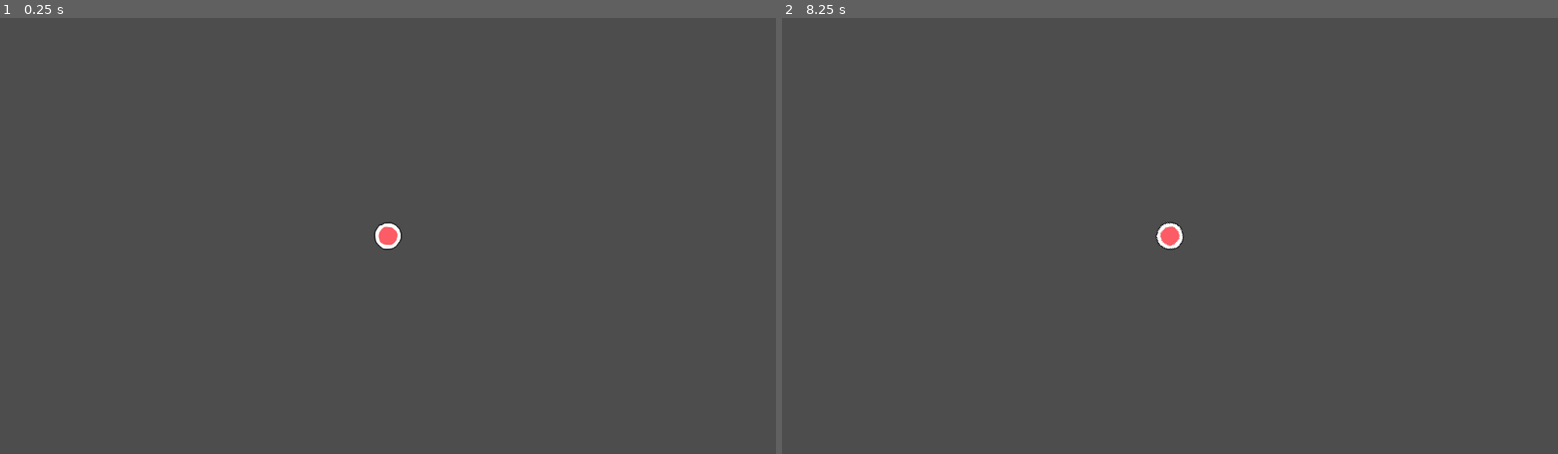
Above: before the commit, frames 1-2 (left to right).
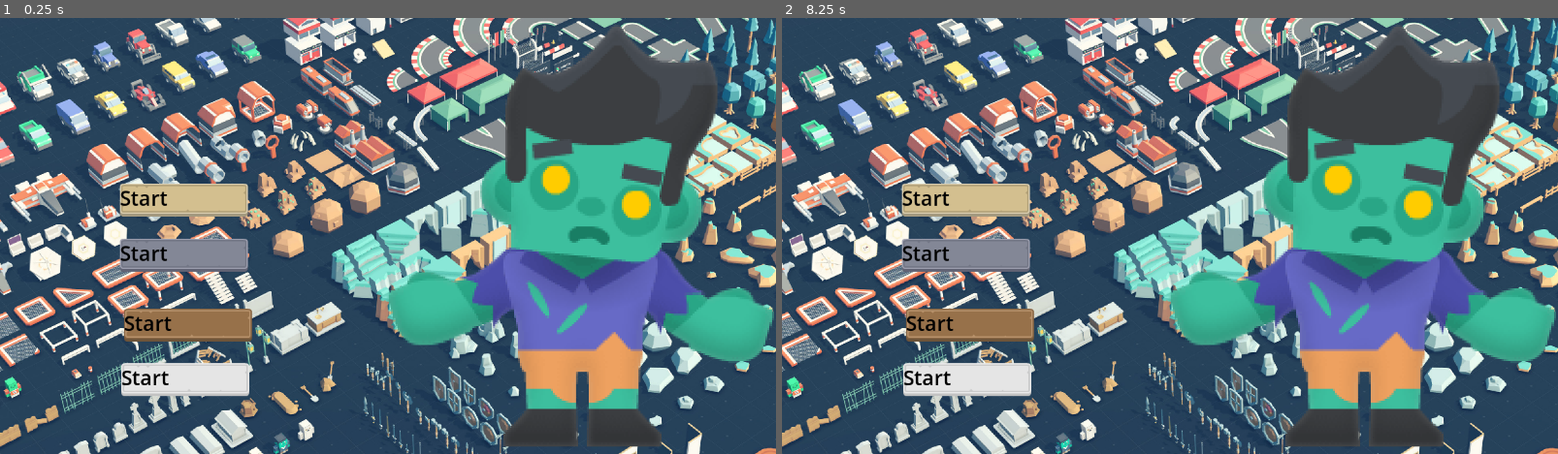
Above: after the commit, the same moments.

Repository: Dynamic-Weather-Systems/Restaurant_manager_moon
Game: Godot game, scene res://UI/main_menu.tscn
Two runs of this game, one before a commit and one after it. Both use one fixed random seed, a clock stepped at 60 frames per second and the inputs below. Before the commit the project starts from res://test_level/level_1.tscn.
Inputs (mouse positions are in pixels of both pictures, inside the frame that each line leads up to):
- Up to frame 1 (0.25 s): no input
- Up to frame 2 (8.25 s): click (968, 201) at 0.5 s, where only the run after the commit has a clickable "Start"; click (968, 201) at 1.25 s, where only the run after the commit has a clickable "Start"; click (968, 253) at 2 s, where only the run after the commit has a clickable "Start"; click (968, 253) at 2.75 s, where only the run after the commit has a clickable "Start"; click (968, 323) at 3.5 s, where only the run after the commit has a clickable "Start"; click (968, 323) at 4.25 s, where only the run after the commit has a clickable "Start"; click (968, 379) at 5 s, where only the run after the commit has a clickable "Start"; click (968, 379) at 5.75 s, where only the run after the commit has a clickable "Start"; tap Enter at 6.5, 8 s; move the mouse to (1340, 214) at 6.52 s; hold D (move_right) 6.53-7.28 s; hold Right mouse button (drop) 6.53-7.28 s; tap Space at 7.25 s; move the mouse to (1014, 257) at 7.27 s; hold S (move_down) 7.28-8.03 s; click (1014, 257) at 7.35 s; move the mouse to (1247, 140) at 8.02 s; hold D (move_right) from 8.03 s (still down); hold Right mouse button (drop) from 8.03 s (still down)

The runs differ from the first frame. In frame 1, 92% of the frame differs, in the area x 0-100%, y 0-100%; in frame 2, 92%.

Commit message:
main menu 1
added assets and made base main menu scene

Diff:
--- /dev/null
+++ b/UI/main_menu.tscn
@@ -0,0 +1,100 @@
+[gd_scene load_steps=11 format=3 uid="uid://clgrw04ibexbi"]
+
+[ext_resource type="Texture2D" uid="uid://c5lle8u7bs65r" path="res://Assets/wallpaperAssets.jpg" id="1_aj761"]
+[ext_resource type="Texture2D" uid="uid://br2icadkvbmst" path="res://Assets/character_zombie_wide.png" id="2_gbgcd"]
+[ext_resource type="Texture2D" uid="uid://dq25r3ypjkf2p" path="res://Assets/buttonLong_beige.png" id="3_eitk6"]
+[ext_resource type="Texture2D" uid="uid://bvfs41hsc07x7" path="res://Assets/buttonLong_beige_pressed.png" id="4_s26uv"]
+[ext_resource type="Texture2D" uid="uid://c4rmbq2evcbc3" path="res://Assets/buttonLong_blue.png" id="5_w6xr4"]
+[ext_resource type="Texture2D" uid="uid://cw4bbf6i1ye2y" path="res://Assets/buttonLong_blue_pressed.png" id="6_lh022"]
+[ext_resource type="Texture2D" uid="uid://c1g4q5c2saxfp" path="res://Assets/buttonLong_brown.png" id="7_ep184"]
+[ext_resource type="Texture2D" uid="uid://d4atjujpfpjkp" path="res://Assets/buttonLong_brown_pressed.png" id="8_gbfvl"]
+[ext_resource type="Texture2D" uid="uid://bl0ev1a060m5c" path="res://Assets/buttonLong_grey.png" id="9_7n1p0"]
+[ext_resource type="Texture2D" uid="uid://d3km7pfix5qlu" path="res://Assets/buttonLong_grey_pressed.png" id="10_ib86k"]
+
+[node name="main_menu" type="Node2D"]
+
+[node name="background" type="Sprite2D" parent="."]
+position = Vector2(576, 360)
+scale = Vector2(0.6, 0.6)
+texture = ExtResource("1_aj761")
+
+[node name="foreground" type="Sprite2D" parent="."]
+position = Vector2(864.5, 241.667)
+scale = Vector2(3.08854, 3.08854)
+texture = ExtResource("2_gbgcd")
+
+[node name="start" type="TextureButton" parent="."]
+offset_left = 178.0
+offset_top = 246.0
+offset_right = 368.0
+offset_bottom = 295.0
+texture_normal = ExtResource("3_eitk6")
+texture_pressed = ExtResource("4_s26uv")
+
+[node name="RichTextLabel" type="RichTextLabel" parent="start"]
+layout_mode = 1
+anchors_preset = 15
+anchor_right = 1.0
+anchor_bottom = 1.0
+grow_horizontal = 2
+grow_vertical = 2
+theme_override_colors/default_color = Color(0, 0, 0, 1)
+theme_override_font_sizes/normal_font_size = 30
+text = "Start"
+
+[node name="options" type="TextureButton" parent="."]
+offset_left = 178.0
+offset_top = 328.0
+offset_right = 368.0
+offset_bottom = 377.0
+texture_normal = ExtResource("5_w6xr4")
+texture_pressed = ExtResource("6_lh022")
+
+[node name="RichTextLabel" type="RichTextLabel" parent="options"]
+layout_mode = 1
+anchors_preset = 15
+anchor_right = 1.0
+anchor_bottom = 1.0
+grow_horizontal = 2
+grow_vertical = 2
+theme_override_colors/default_color = Color(0, 0, 0, 1)
+theme_override_font_sizes/normal_font_size = 30
+text = "Start"
+
+[node name="credits" type="TextureButton" parent="."]
+offset_left = 184.0
+offset_top = 432.0
+offset_right = 374.0
+offset_bottom = 481.0
+texture_normal = ExtResource("7_ep184")
+texture_pressed = ExtResource("8_gbfvl")
+
+[node name="RichTextLabel" type="RichTextLabel" parent="credits"]
+layout_mode = 1
+anchors_preset = 15
+anchor_right = 1.0
+anchor_bottom = 1.0
+grow_horizontal = 2
+grow_vertical = 2
+theme_override_colors/default_color = Color(0, 0, 0, 1)
+theme_override_font_sizes/normal_font_size = 30
+text = "Start"
+
+[node name="quit" type="TextureButton" parent="."]
+offset_left = 180.0
+offset_top = 513.0
+offset_right = 370.0
+offset_bottom = 562.0
+texture_normal = ExtResource("9_7n1p0")
+texture_pressed = ExtResource("10_ib86k")
+
+[node name="RichTextLabel" type="RichTextLabel" parent="quit"]
+layout_mode = 1
+anchors_preset = 15
+anchor_right = 1.0
+anchor_bottom = 1.0
+grow_horizontal = 2
+grow_vertical = 2
+theme_override_colors/default_color = Color(0, 0, 0, 1)
+theme_override_font_sizes/normal_font_size = 30
+text = "Start"
--- a/project.godot
+++ b/project.godot
@@ -11,7 +11,7 @@
 [application]
 
 config/name="Restaurant_manager_moon"
-run/main_scene="res://test_level/level_1.tscn"
+run/main_scene="res://UI/main_menu.tscn"
 config/features=PackedStringArray("4.2", "GL Compatibility")
 config/icon="res://icon.svg"
 
Binary file added: Assets/buttonLong_beige.png
Not shown, added: Assets/buttonLong_beige.png.import
Binary file added: Assets/buttonLong_beige_pressed.png
Not shown, added: Assets/buttonLong_beige_pressed.png.import
Binary file added: Assets/buttonLong_blue.png
Not shown, added: Assets/buttonLong_blue.png.import
Binary file added: Assets/buttonLong_blue_pressed.png
Not shown, added: Assets/buttonLong_blue_pressed.png.import
Binary file added: Assets/buttonLong_brown.png
Not shown, added: Assets/buttonLong_brown.png.import
Binary file added: Assets/buttonLong_brown_pressed.png
Not shown, added: Assets/buttonLong_brown_pressed.png.import
(and 8 more such lines)
